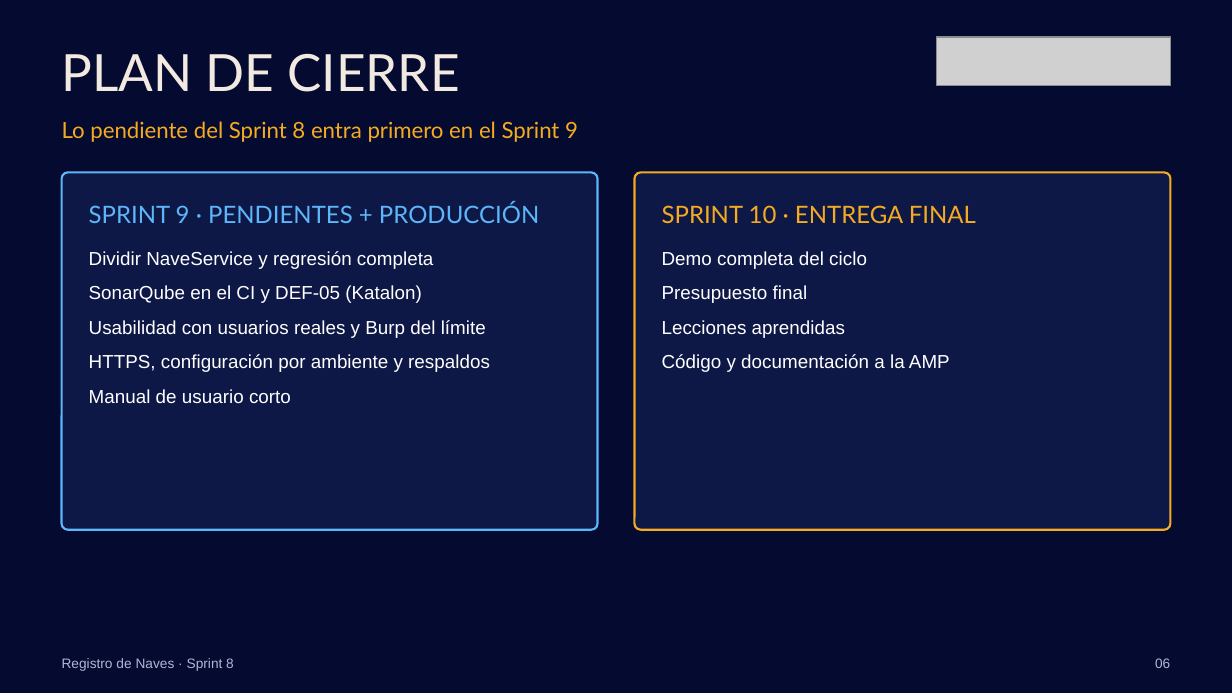
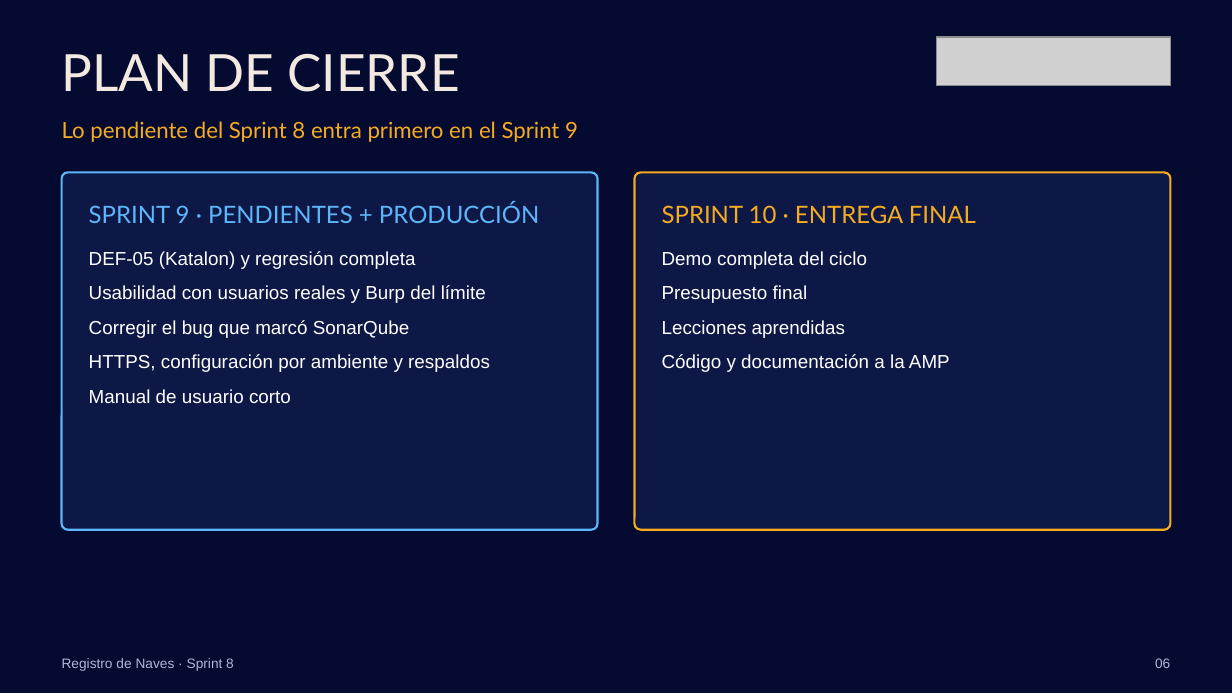
Before and after one commit to torres-martin/registro-maritimo-digital, a slide deck: slide 6 of docs/Sprint8-RegistroNaves.pptx. Drawn at 1232x693 pixels with LibreOffice and Linux fonts; fonts in the diff are those of the drawing; grey boxes stand for pictures. Boxes give left, top, right and bottom in pixels: in the first picture for what was removed or moved away, otherwise in the second. Text is boxed around its words. In the diff, an @@ line names an element or a change of style, - is before the commit and + after.

```diff
--- a/docs/Sprint8-RegistroNaves.pptx
+++ b/docs/Sprint8-RegistroNaves.pptx
@@ text at [89, 251, 416, 269]: text changed @@
-Dividir NaveService y regresión completa
-SonarQube en el CI y DEF-05 (Katalon)
+DEF-05 (Katalon) y regresión completa
@@ text at [89, 320, 409, 338]: paragraph added @@
+Corregir el bug que marcó SonarQube
```
Also in this commit, not shown: 4 other slides changed, 2 other files.
